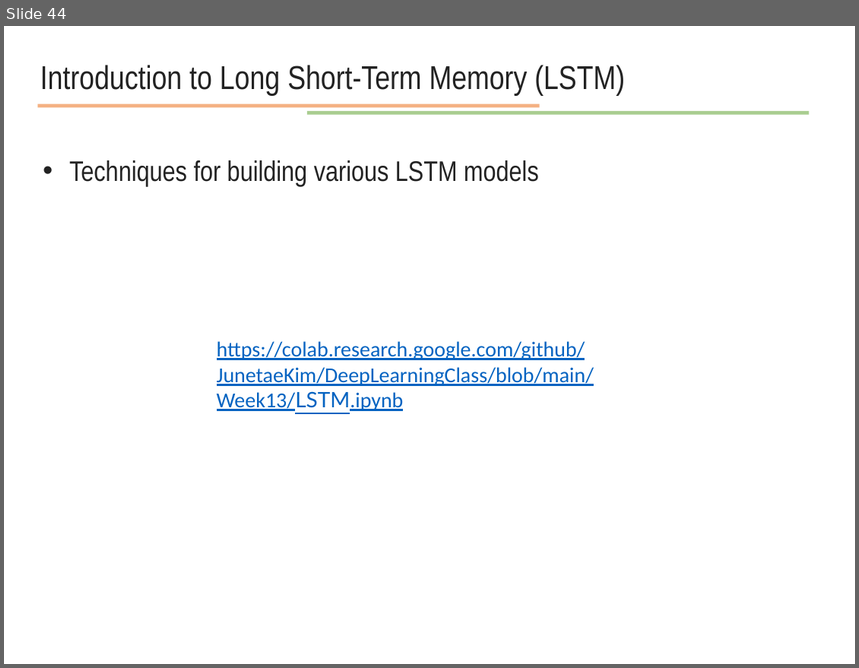
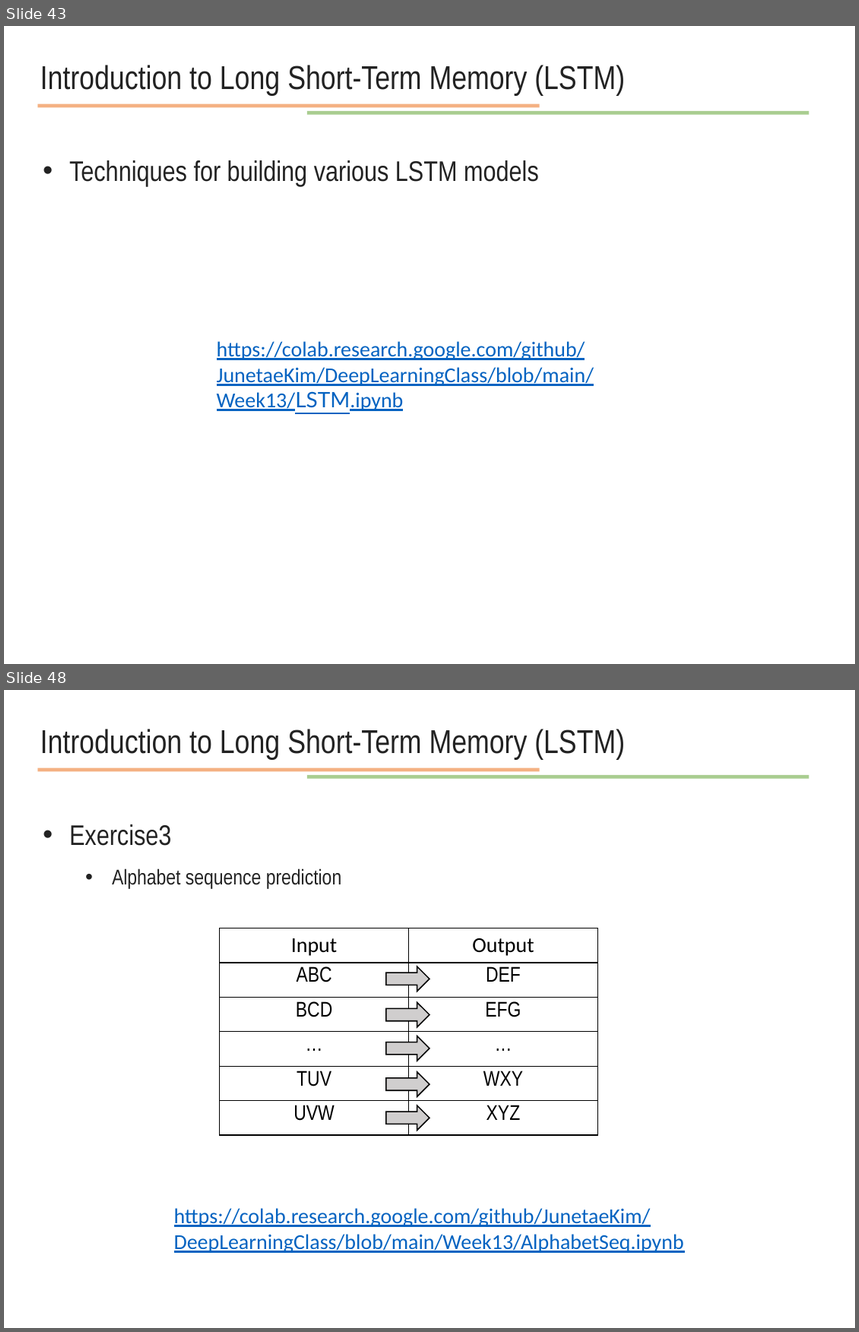
Before and after one commit to JunetaeKim/DeepLearningClass, a slide deck: Week13/week13 time series and sequential data.pptx. Shown one above the other, each under a label of ours: slide 44 before the commit, slides 43 and 48 after it; the slides between them are not shown. The pictures are 859x668 and 859x1332 pixels, drawn with LibreOffice and Linux fonts; fonts in the diff are those of the drawing. Boxes give left, top, right and bottom in pixels: in the first picture for what was removed or moved away, otherwise in the second. Text is boxed around its words. In the diff, an @@ line names an element or a change of style, - is before the commit and + after.

```diff
--- a/Week13/week13 time series and sequential data.pptx
+++ b/Week13/week13 time series and sequential data.pptx
@@ slide 48 added at <box>4,690,855,1328</box>, background #FFFFFF @@
@@ text added at <box>40,729,625,760</box>, 28 pt, text #222222 @@
+Introduction to Long Short-Term Memory (LSTM)
@@ line added from (38, 770) to (539, 770), #ED7D31 3 pt @@
@@ line added from (307, 777) to (810, 777), #70AD47 3 pt @@
@@ text added at <box>69,825,341,889</box>, 18 pt, text #222222 @@
+• Exercise3
+  • Alphabet sequence prediction
@@ table added at <box>219,929,598,1135</box>, 6 rows, 2 columns @@
+Input | Output
+ABC | DEF
+BCD | EFG
+… | …
+TUV | WXY
+UVW | XYZ
@@ right arrow added at <box>386,967,430,991</box>, fill #D0CECE, outline #000000 1 pt @@
@@ right arrow added at <box>386,1002,430,1027</box>, fill #D0CECE, outline #000000 1 pt @@
@@ right arrow added at <box>386,1037,430,1061</box>, fill #D0CECE, outline #000000 1 pt @@
@@ right arrow added at <box>386,1072,430,1097</box>, fill #D0CECE, outline #000000 1 pt @@
@@ right arrow added at <box>386,1106,430,1130</box>, fill #D0CECE, outline #000000 1 pt @@
@@ text added at <box>174,1208,684,1253</box>, 18 pt, text #0563C1, underline @@
+https://colab.research.google.com/github/JunetaeKim/DeepLearningClass/blob/main/Week13/AlphabetSeq.ipynb
@@ what was slide 44 is now slide 43 @@
```
Also in this commit, not shown: 6 other slides added, 2 slides removed, 3 other files.
